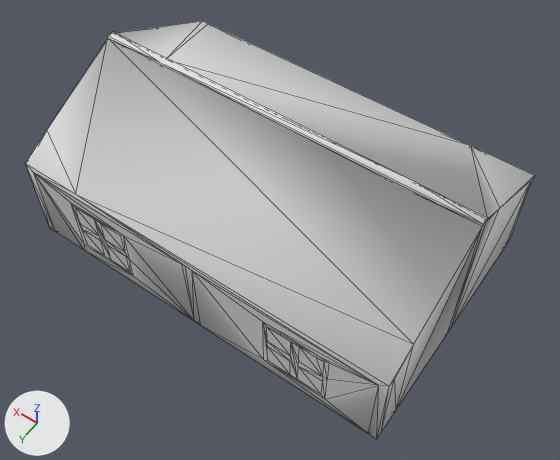
The OBJ model packages/models/map/lowpoly/tente/tris.obj, before and after one commit.
Both versions are drawn from a 50 mm lens placed at (-69.7, 96.9, 154.2), pointed at (-5.5, 7.0, 13.0). Every picture has the same lights, and +X, +Y and +Z are marked at lower left. Mesh edges are drawn as thin lines. Where no turn or scale is listed for an object, it has been applied to the vertices.

Script lines for the objects in view, before the commit:
```python
me_tris = bpy.data.meshes.new('tris')
me_tris.from_pydata(...)  # 287 vertices, 524 faces; spans x -48.0..48.0, y -32.0..32.0, z 0.0..40.0
# faces by material slot: [198, 215, 111]
me_tris.materials.append(mat_slot11)  # white #e7e7e7
me_tris.materials.append(mat_slot12)  # white #e7e7e7
me_tris.materials.append(mat_slot27)  # white #e7e7e7
ob_tris = bpy.data.objects.new('tris', me_tris)
ob_tris.location = (0.0, 0.0, 0.0)
```
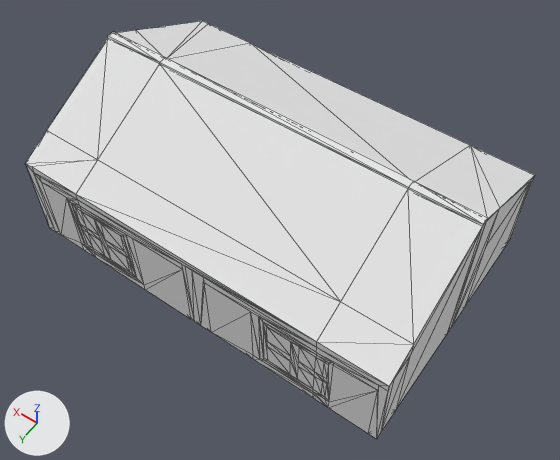
Pixel boxes (x1, y1, x2, y2) of what changed, in the pictures (560 x 460 px):
part 1 of me_tris, added
    after: (26, 21, 531, 439)

Patch to the scene script:
```diff
--- a/packages/models/map/lowpoly/tente/tris.obj.py
+++ b/packages/models/map/lowpoly/tente/tris.obj.py
@@ me_tris @@
 # used by ob_tris; location = (0.0, 0.0, 0.0)
-me_tris.from_pydata(...)  # 287 vertices, 524 faces; spans x -48.0..48.0, y -32.0..32.0, z 0.0..40.0
+me_tris.from_pydata(...)  # 448 vertices, 840 faces; spans x -48.0..48.0, y -32.0..32.0, z 0.0..40.0
+# me_tris part 1: 161 vertices added at x -48.0..48.0, y -32.0..32.0, z 0.0..40.0
+# me_tris part 2: the surface is now shaded flat
 me_tris.materials.append(mat_slot11)
```
